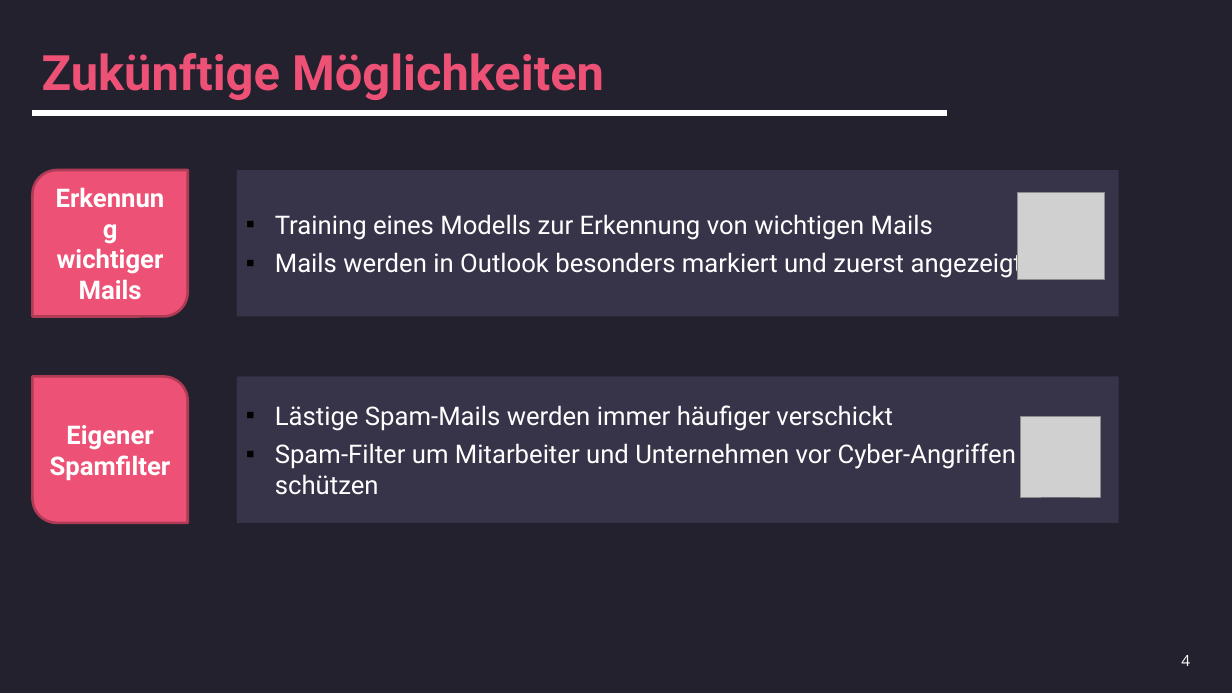
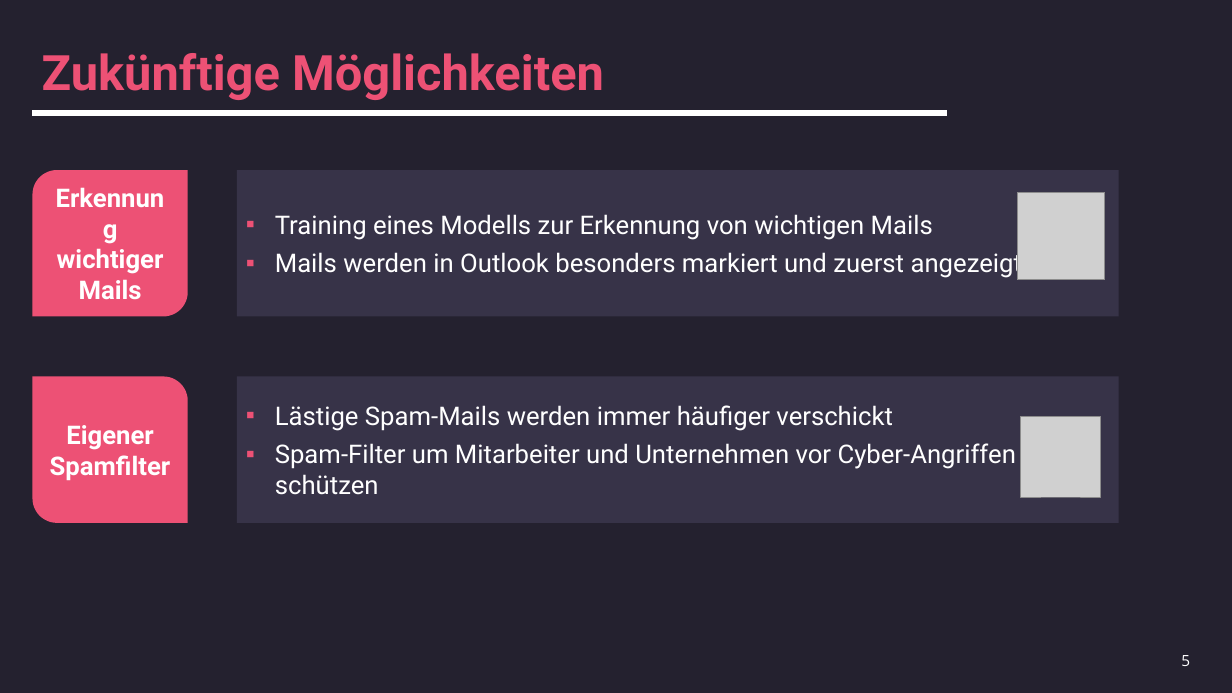
Before and after one commit to MagnusWagner/nlp_datathon, a slide deck: slide 5 of Präsentation.pptx (slide 4 before the commit). Drawn at 1232x693 pixels with LibreOffice and Linux fonts; fonts in the diff are those of the drawing; grey boxes stand for pictures; background and template pictures are left out. Boxes give left, top, right and bottom in pixels: in the first picture for what was removed or moved away, otherwise in the second. Text is boxed around its words. In the diff, an @@ line names an element or a change of style, - is before the commit and + after.

```diff
--- a/Präsentation.pptx
+++ b/Präsentation.pptx
@@ round diag rect "Erkennung wichtiger Mails" at [32, 170, 188, 317]: outline #AF3C57 2 pt to none @@
@@ rectangle "Training eines Modells zur Erkennung ..." at [237, 170, 1118, 317]: bullet colour #000000 to #ED5175 @@
@@ round diag rect "Eigener Spamfilter" at [32, 376, 188, 523]: outline #AF3C57 2 pt to none @@
@@ rectangle "Lästige Spam-Mails werden immer häufiger ..." at [237, 376, 1118, 523]: bullet colour #000000 to #ED5175 @@
@@ page number at [1181, 655, 1190, 666]: text changed @@
-4
+5
```
Also in this commit, not shown: 1 other slide changed, 1 slide added.
